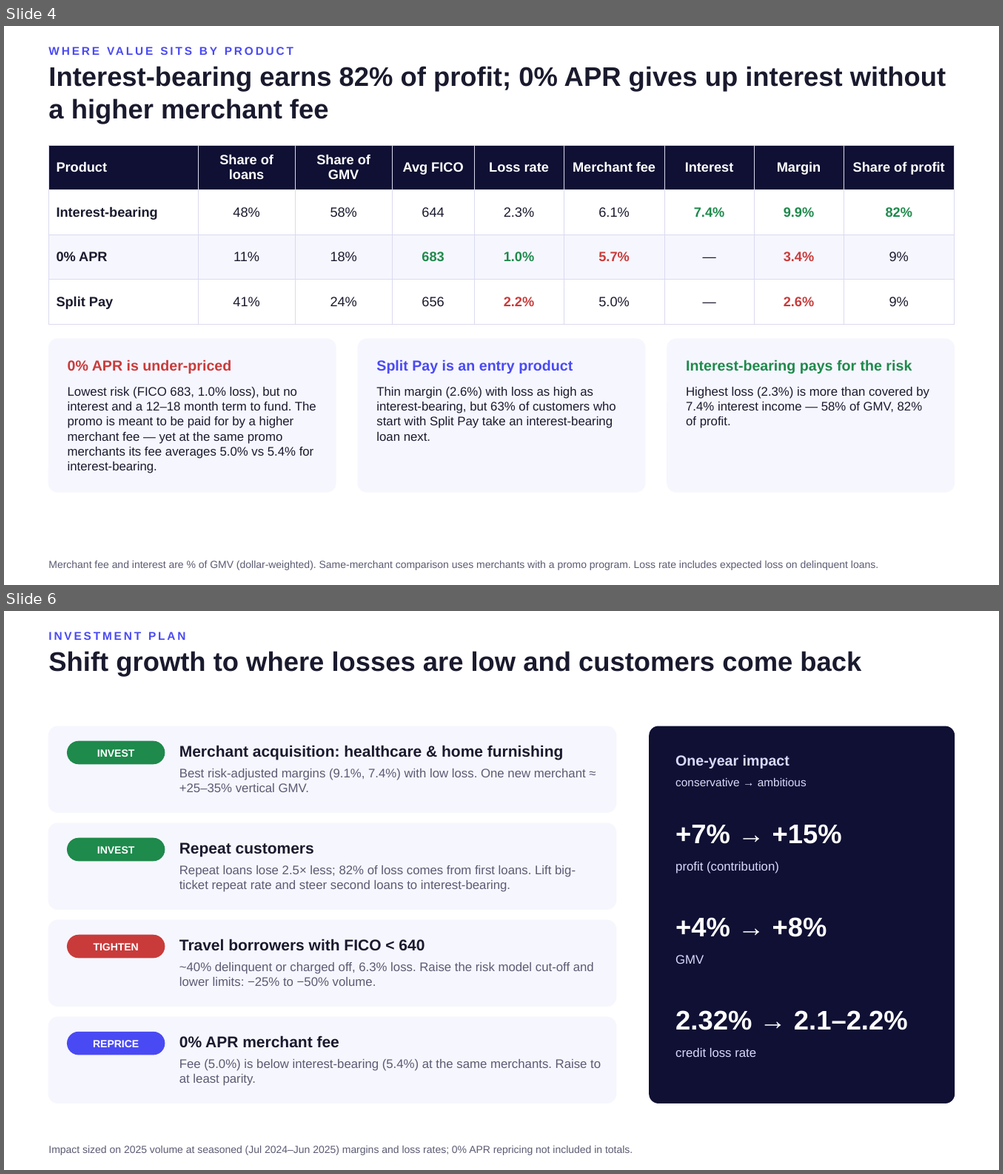
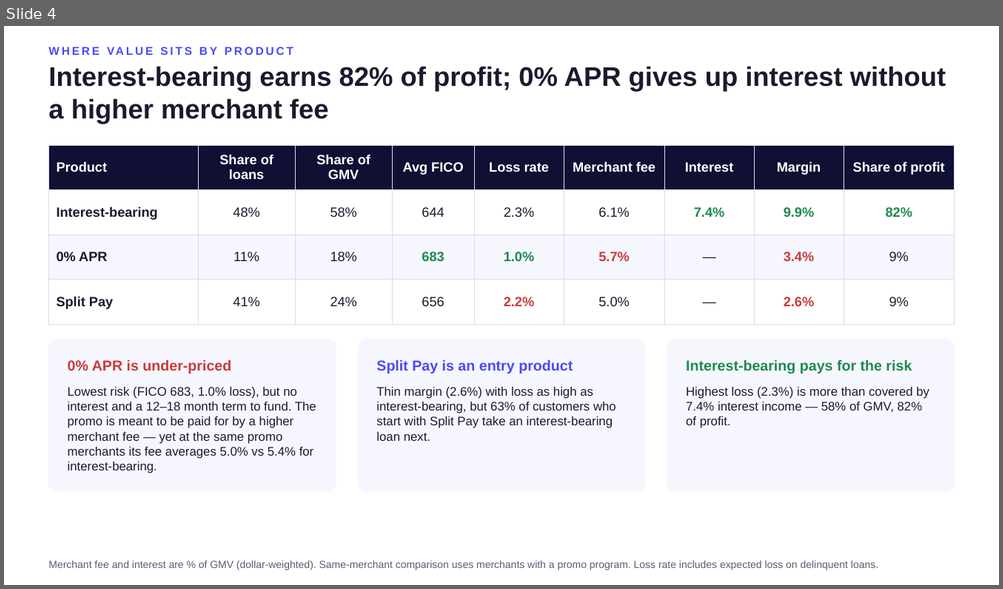
Before and after one commit to BrittanyZ919/Affirm-take-home-assignment, a slide deck: deck/portfolio_recommendation.pptx. Shown one above the other, each under a label of ours: slides 4 and 6 before the commit, slide 4 after it; the slides between them are not shown. The pictures are 1003x1174 and 1003x589 pixels, drawn with LibreOffice and Linux fonts; fonts in the diff are those of the drawing. Boxes give left, top, right and bottom in pixels: in the first picture for what was removed or moved away, otherwise in the second. Text is boxed around its words. In the diff, an @@ line names an element or a change of style, - is before the commit and + after.

```diff
--- a/deck/portfolio_recommendation.pptx
+++ b/deck/portfolio_recommendation.pptx
@@ slide 6 removed at <box>4,611,999,1170</box>, background #FFFFFF @@
@@ text removed at <box>48,632,185,640</box> @@
-INVESTMENT PLAN
@@ text removed at <box>48,651,861,677</box> @@
-Shift growth to where losses are low and customers come back
@@ rounded rectangle removed at <box>48,726,616,812</box> @@
@@ rounded rectangle removed at <box>68,741,165,764</box> @@
@@ rounded rectangle removed at <box>649,726,954,1103</box> @@
@@ text removed at <box>97,749,134,757</box> @@
-INVEST
@@ text removed at <box>179,745,563,760</box> @@
-Merchant acquisition: healthcare & home furnishing
@@ text removed at <box>675,755,789,769</box> @@
-One-year impact
@@ text removed at <box>179,769,586,792</box> @@
-Best risk-adjusted margins (9.1%, 7.4%) with low loss. One new merchant ≈ +25–35% vertical GMV.
@@ text removed at <box>675,778,806,786</box> @@
-conservative → ambitious
@@ rounded rectangle removed at <box>48,823,616,909</box> @@
@@ text removed at <box>675,824,842,844</box> @@
-+7% → +15%
@@ rounded rectangle removed at <box>68,839,165,861</box> @@
@@ text removed at <box>97,846,134,854</box> @@
-INVEST
@@ text removed at <box>179,843,314,857</box> @@
-Repeat customers
@@ text removed at <box>179,866,575,892</box> @@
-Repeat loans lose 2.5× less; 82% of loss comes from first loans. Lift big-ticket repeat rate and steer second loans to interest-bearing.
@@ text removed at <box>675,862,779,874</box> @@
-profit (contribution)
@@ rounded rectangle removed at <box>48,920,616,1006</box> @@
@@ text removed at <box>675,917,827,937</box> @@
-+4% → +8%
@@ rounded rectangle removed at <box>68,936,165,958</box> @@
@@ text removed at <box>94,943,139,951</box> @@
-TIGHTEN
@@ text removed at <box>179,939,424,951</box> @@
-Travel borrowers with FICO < 640
@@ text removed at <box>179,963,594,986</box> @@
-~40% delinquent or charged off, 6.3% loss. Raise the risk model cut-off and lower limits: −25% to −50% volume.
@@ text removed at <box>675,955,703,964</box> @@
-GMV
@@ rounded rectangle removed at <box>48,1017,616,1103</box> @@
@@ text removed at <box>675,1011,908,1031</box> @@
-2.32% → 2.1–2.2%
@@ rounded rectangle removed at <box>68,1033,165,1055</box> @@
@@ text removed at <box>93,1040,139,1048</box> @@
-REPRICE
@@ text removed at <box>179,1036,339,1048</box> @@
-0% APR merchant fee
@@ text removed at <box>675,1048,756,1057</box> @@
-credit loss rate
@@ text removed at <box>179,1059,600,1086</box> @@
-Fee (5.0%) is below interest-bearing (5.4%) at the same merchants. Raise to at least parity.
@@ text removed at <box>48,1146,632,1156</box> @@
-Impact sized on 2025 volume at seasoned (Jul 2024–Jun 2025) margins and loss rates; 0% APR repricing not included in totals.
```
Also in this commit, not shown: 3 slides changed, 1 slide added, 2 other files.
